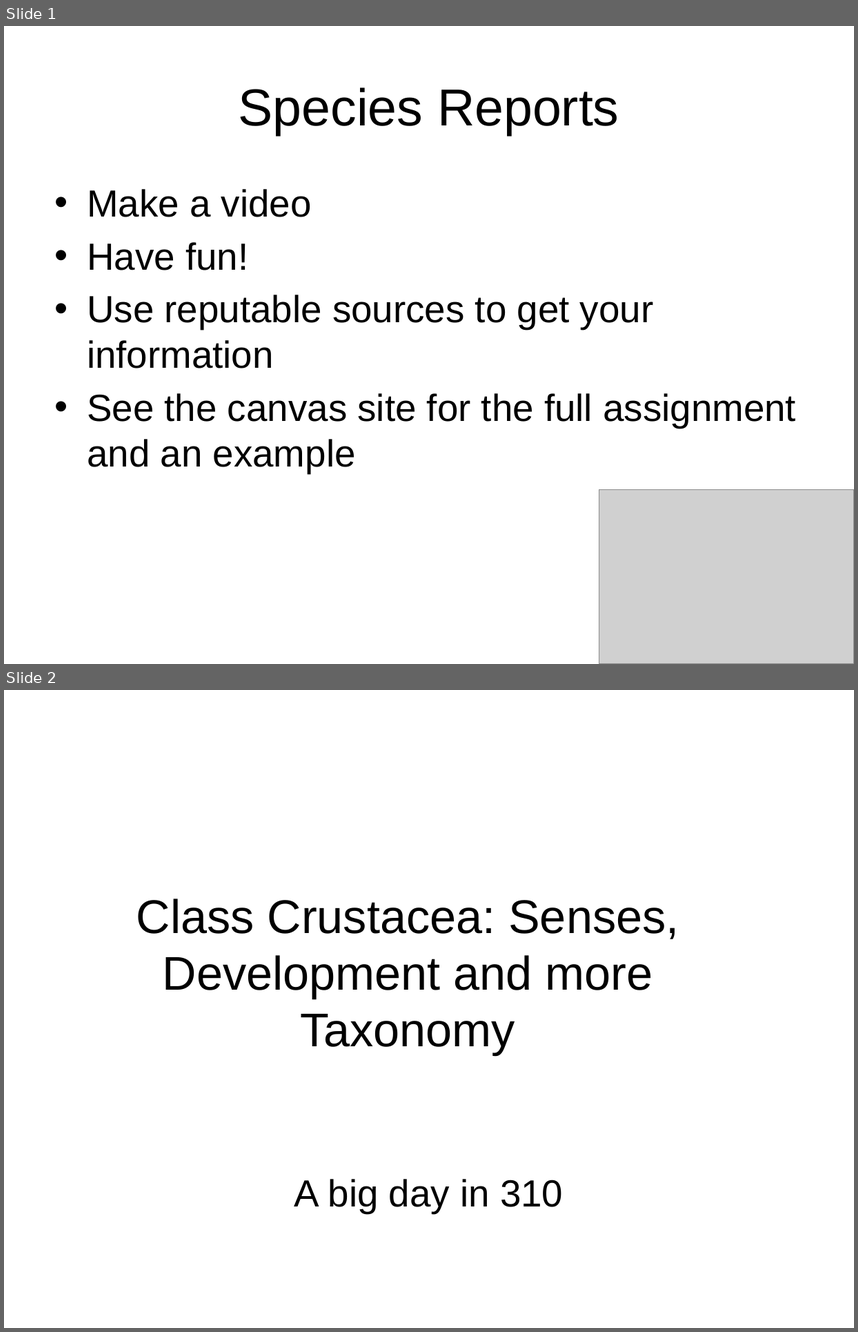
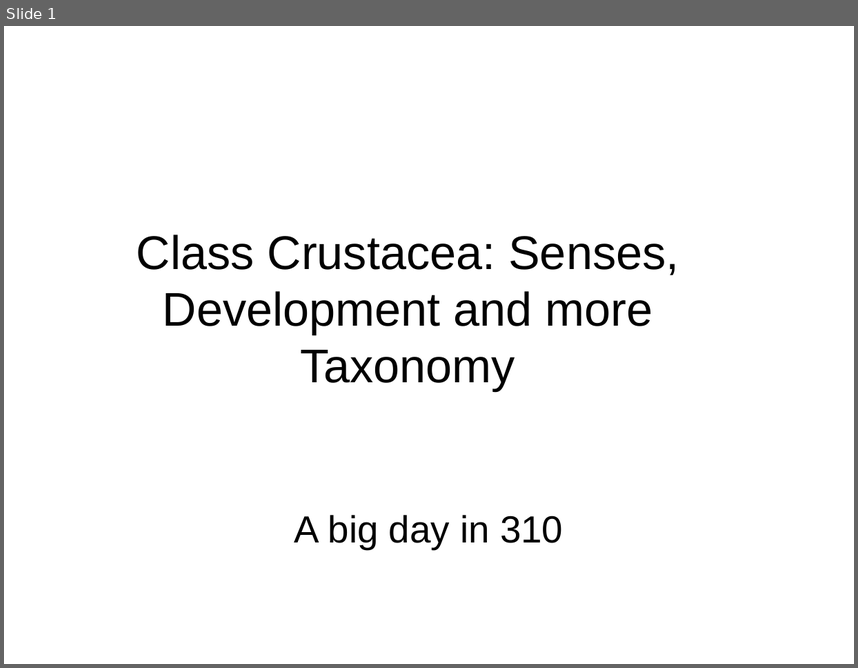
Before and after one commit to sr320/course-fish310-2015, a slide deck: Lab-Slides/Arthropod_devlopment_senses_taxonomy_2014.pptx. Shown one above the other, each under a label of ours: slides 1 and 2 before the commit, slide 1 after it. The pictures are 858x1332 and 858x668 pixels, drawn with LibreOffice and Linux fonts; fonts in the diff are those of the drawing; grey boxes stand for pictures. Boxes give left, top, right and bottom in pixels: in the first picture for what was removed or moved away, otherwise in the second. Text is boxed around its words. In the diff, an @@ line names an element or a change of style, - is before the commit and + after.

```diff
--- a/Lab-Slides/Arthropod_devlopment_senses_taxonomy_2014.pptx
+++ b/Lab-Slides/Arthropod_devlopment_senses_taxonomy_2014.pptx
@@ slide 1 removed at <box>4,26,854,664</box>, background #FFFFFF @@
@@ title removed at <box>239,87,619,135</box> @@
-Species Reports
@@ text removed at <box>87,189,796,472</box> @@
-• Make a video
-• Have fun!
-• Use reputable sources to get your information
-• See the canvas site for the full assignment and an example
@@ picture removed at <box>599,489,854,664</box> @@
@@ what was slide 2 is now slide 1 @@
```
Also in this commit, not shown: 2 slides changed.
